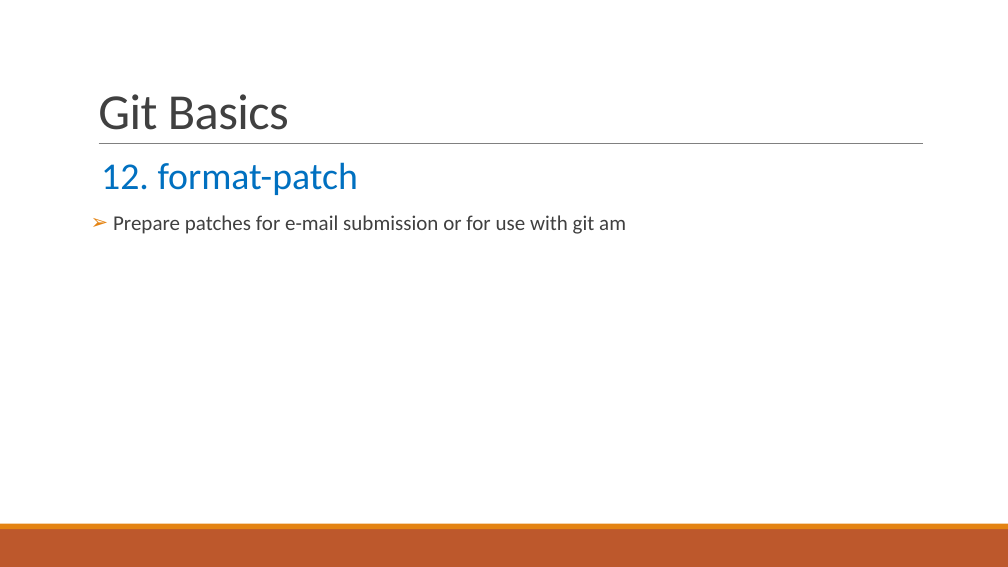
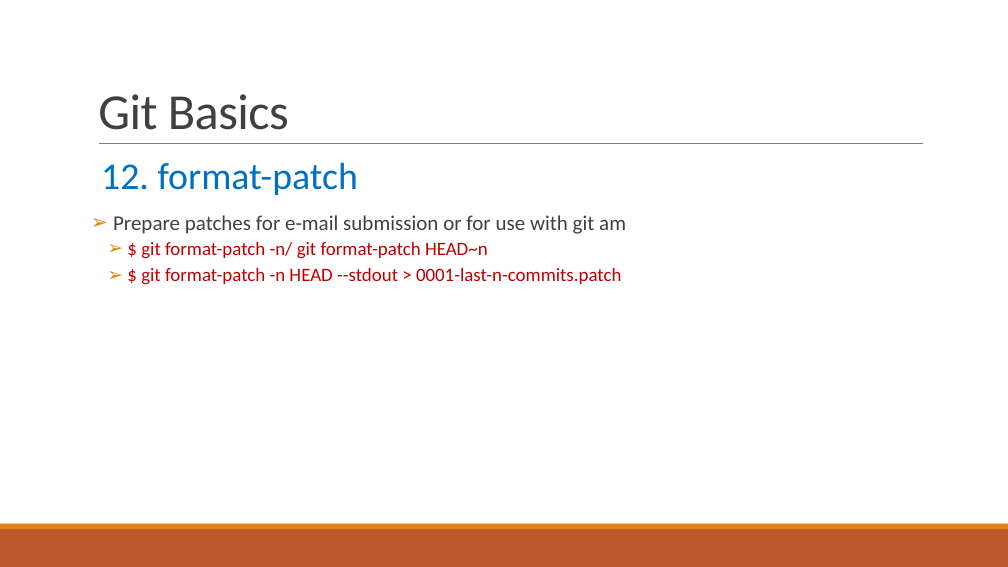
Before and after one commit to huyendinhkhanh/tim_hieu, a slide deck: slide 14 of Git.pptx. Drawn at 1008x567 pixels with LibreOffice and Linux fonts; fonts in the diff are those of the drawing. Boxes give left, top, right and bottom in pixels: in the first picture for what was removed or moved away, otherwise in the second. Text is boxed around its words. In the diff, an @@ line names an element or a change of style, - is before the commit and + after.

```diff
--- a/Git.pptx
+++ b/Git.pptx
@@ text at (141,242,621,285): paragraphs added @@
+  ➢ $ git format-patch -n/ git format-patch HEAD~n
+  ➢ $ git format-patch -n HEAD --stdout > 0001-last-n-commits.patch
```
Also in this commit, not shown: 3 other slides changed.
